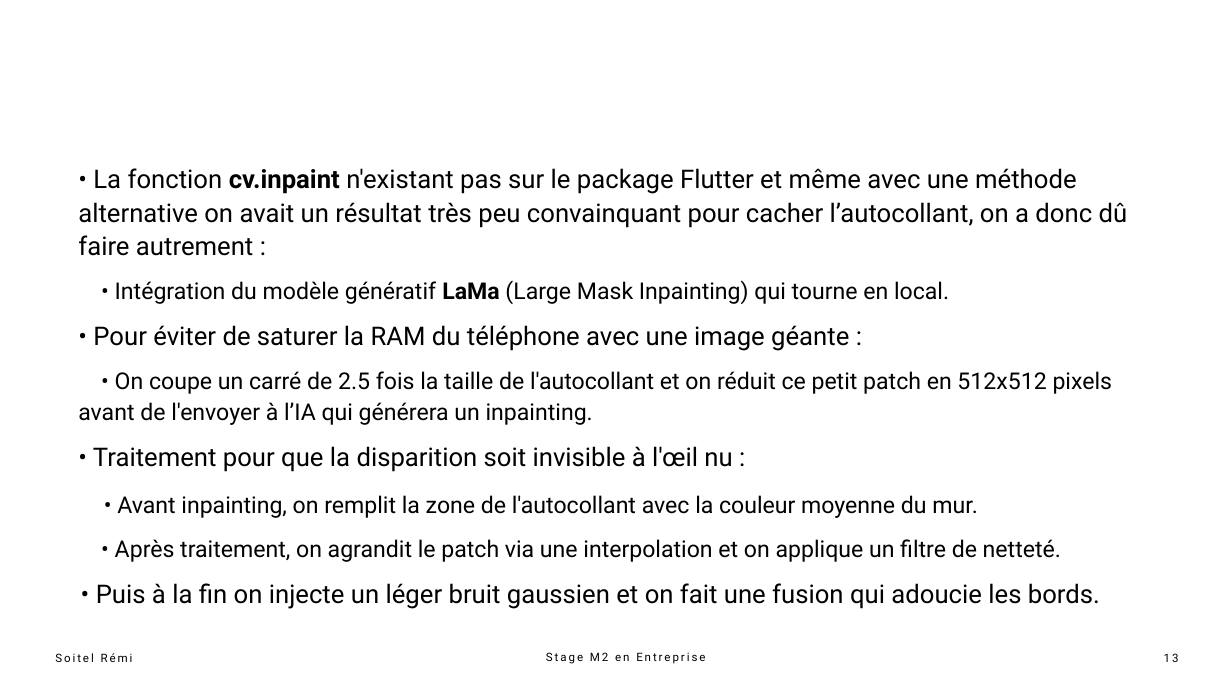
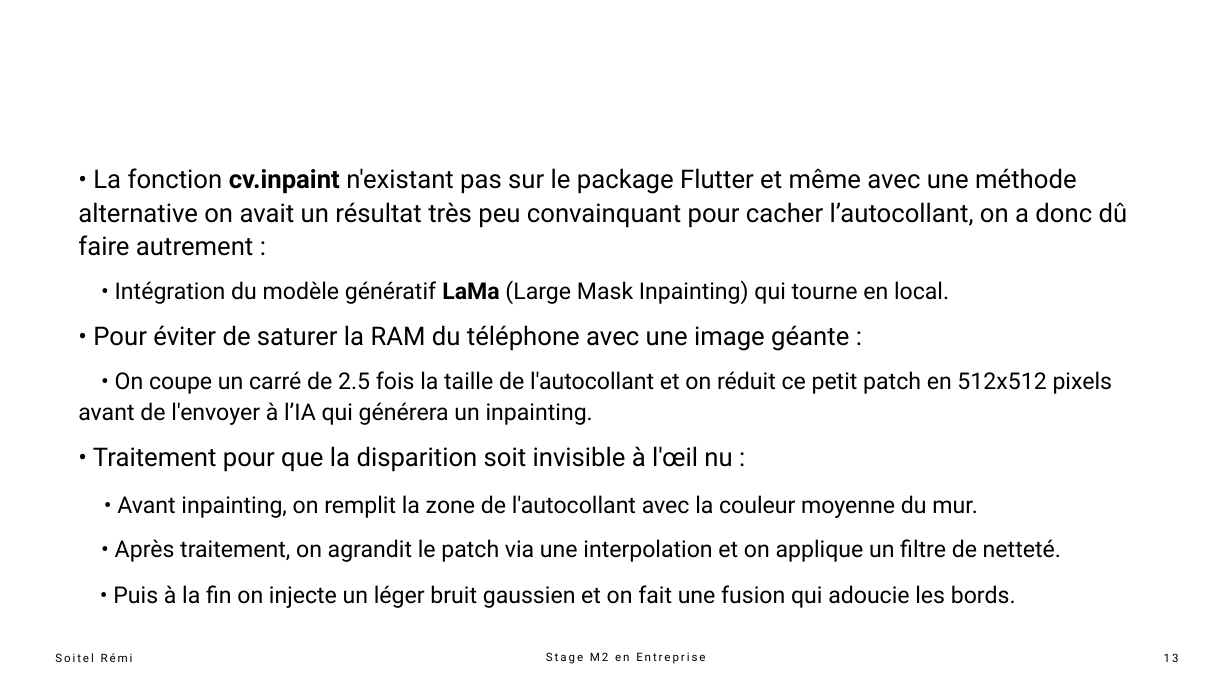
Before and after one commit to UnderBattle/projet_stage_m2, a slide deck: slide 13 of presentation_stage_m2_soitel_remi.pptx. Drawn at 1232x693 pixels with LibreOffice and Linux fonts; fonts in the diff are those of the drawing. Boxes give left, top, right and bottom in pixels: in the first picture for what was removed or moved away, otherwise in the second. Text is boxed around its words. In the diff, an @@ line names an element or a change of style, - is before the commit and + after.

```diff
--- a/presentation_stage_m2_soitel_remi.pptx
+++ b/presentation_stage_m2_soitel_remi.pptx
@@ text at (x1=113, y1=585, x2=1016, y2=608): size 20 to 18 pt in "• Puis à la fin on injecte ..." @@
```
Also in this commit, not shown: 4 other slides changed, 6 other files.
